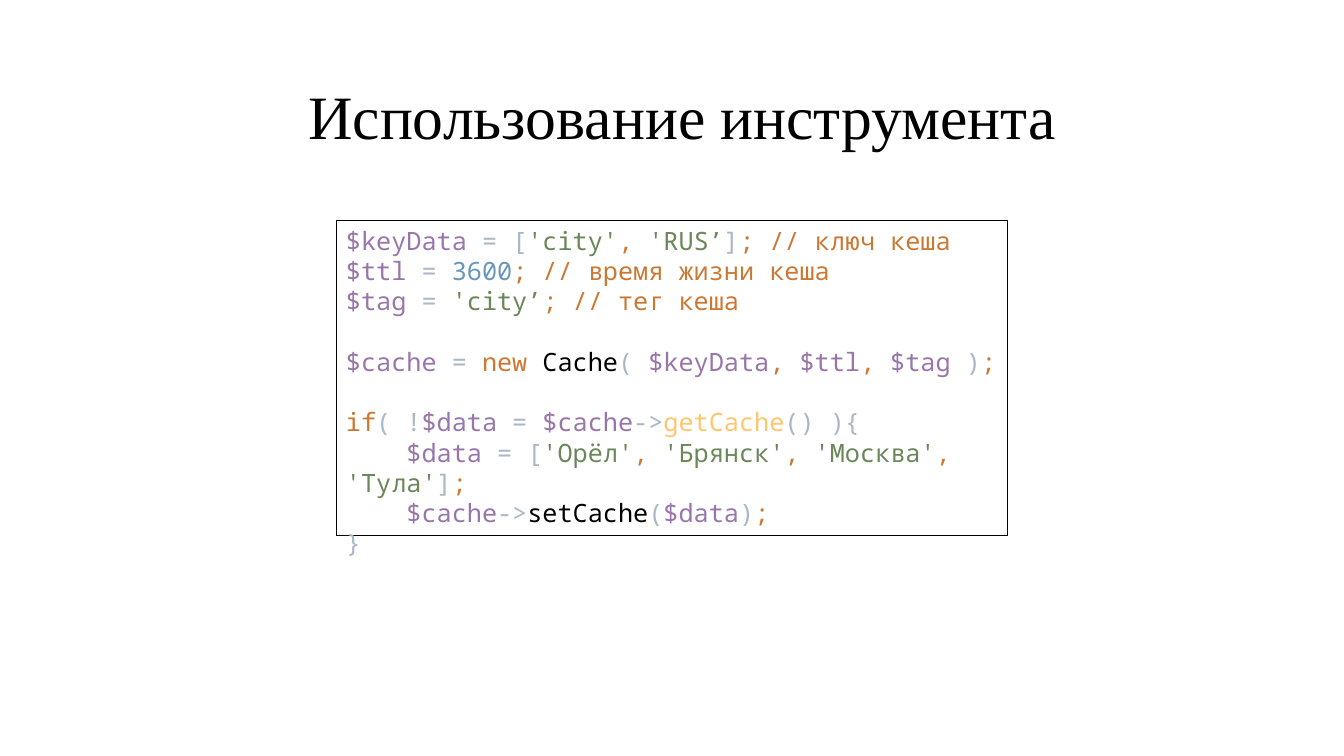
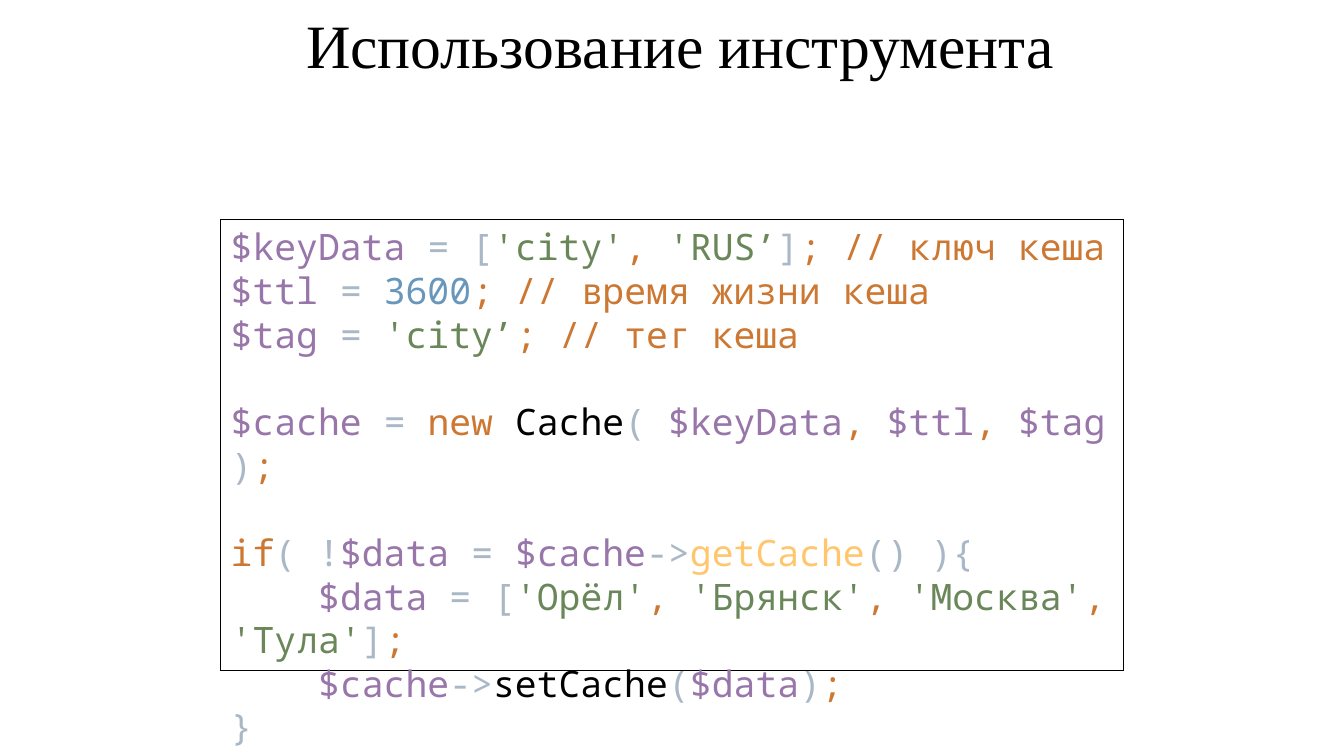
Before and after one commit to IgorTyutyunov/-, a slide deck: slide 6 of ВКР_5.pptx (slide 7 before the commit). Drawn at 1344x756 pixels with LibreOffice and Linux fonts; fonts in the diff are those of the drawing. Boxes give left, top, right and bottom in pixels: in the first picture for what was removed or moved away, otherwise in the second. Text is boxed around its words. In the diff, an @@ line names an element or a change of style, - is before the commit and + after.

```diff
--- a/ВКР_5.pptx
+++ b/ВКР_5.pptx
@@ title "Использование инструмента": place and size @@
-title "Использование инструмента" at bbox=[308, 98, 1056, 151]
+title "Использование инструмента" at bbox=[306, 27, 1054, 79]
@@ rectangle "$keyData = ['city', 'RUS’]; // ...": place and size @@
-rectangle "$keyData = ['city', 'RUS’]; // ..." at bbox=[336, 220, 1008, 535]
+rectangle "$keyData = ['city', 'RUS’]; // ..." at bbox=[221, 220, 1123, 671]
@@ rectangle "$keyData = ['city', 'RUS’]; // ..." at bbox=[221, 220, 1123, 671]: size 18 to 26 pt @@
```
Also in this commit, not shown: 7 other slides changed, 4 slides added, 3 slides removed.
